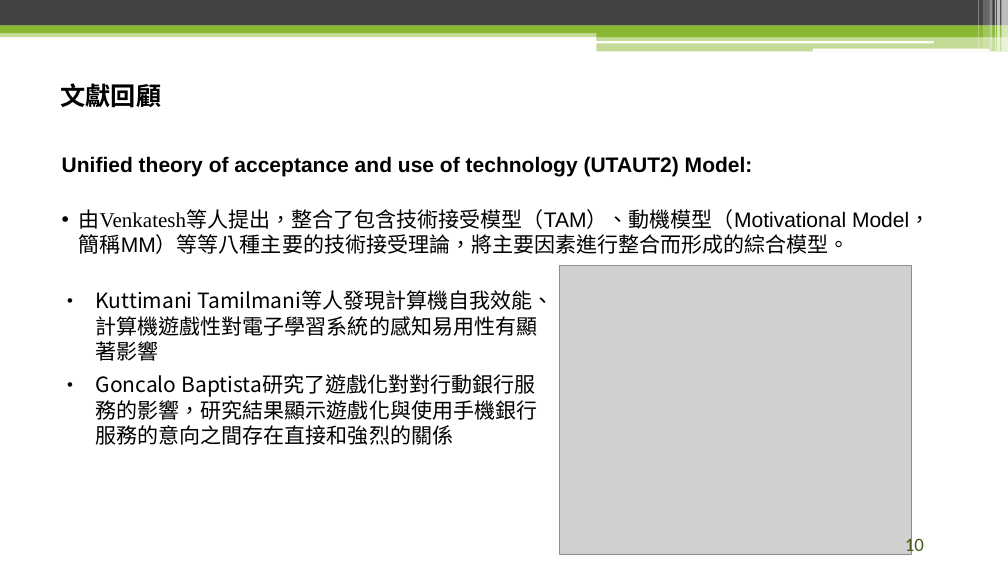
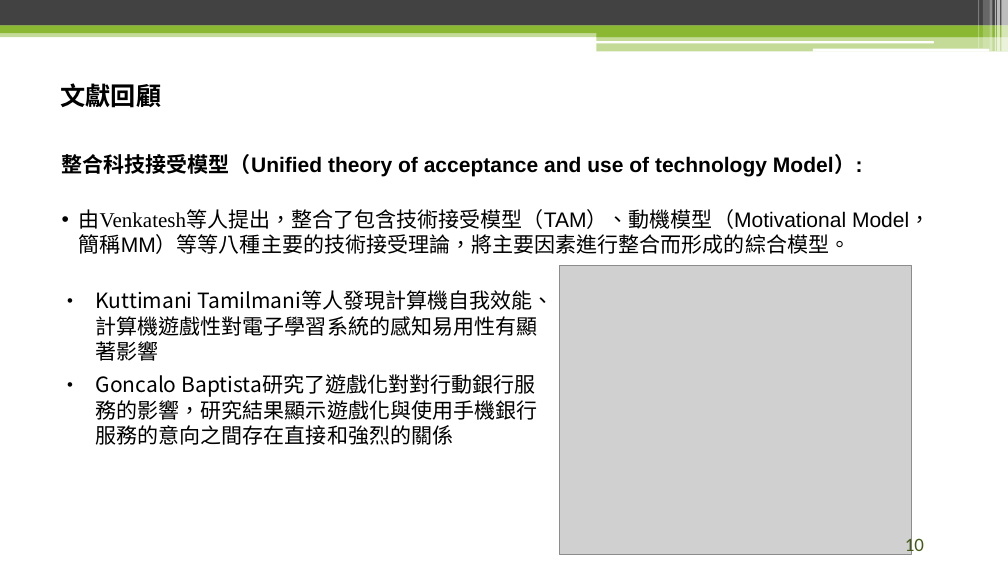
Before and after one commit to raknza/Master-Thesis, a slide deck: slide 10 of 論文口試.pptx. Drawn at 1008x567 pixels with LibreOffice and Linux fonts; fonts in the diff are those of the drawing; grey boxes stand for pictures; background and template pictures are left out. Boxes give left, top, right and bottom in pixels: in the first picture for what was removed or moved away, otherwise in the second. Text is boxed around its words. In the diff, an @@ line names an element or a change of style, - is before the commit and + after.

```diff
--- a/論文口試.pptx
+++ b/論文口試.pptx
@@ text at <box>62,154,863,177</box>: text changed @@
-Unified theory of acceptance and use of technology (UTAUT2) Model:
+整合科技接受模型（Unified theory of acceptance and use of technology Model）:
```
Also in this commit, not shown: 6 other slides changed, 1 slide removed, 2 other files.
